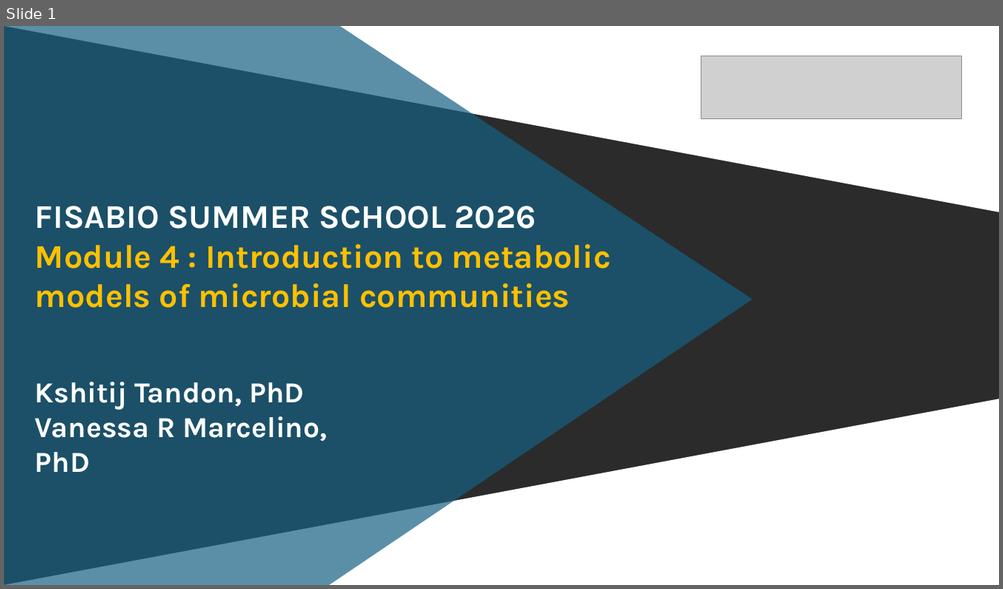
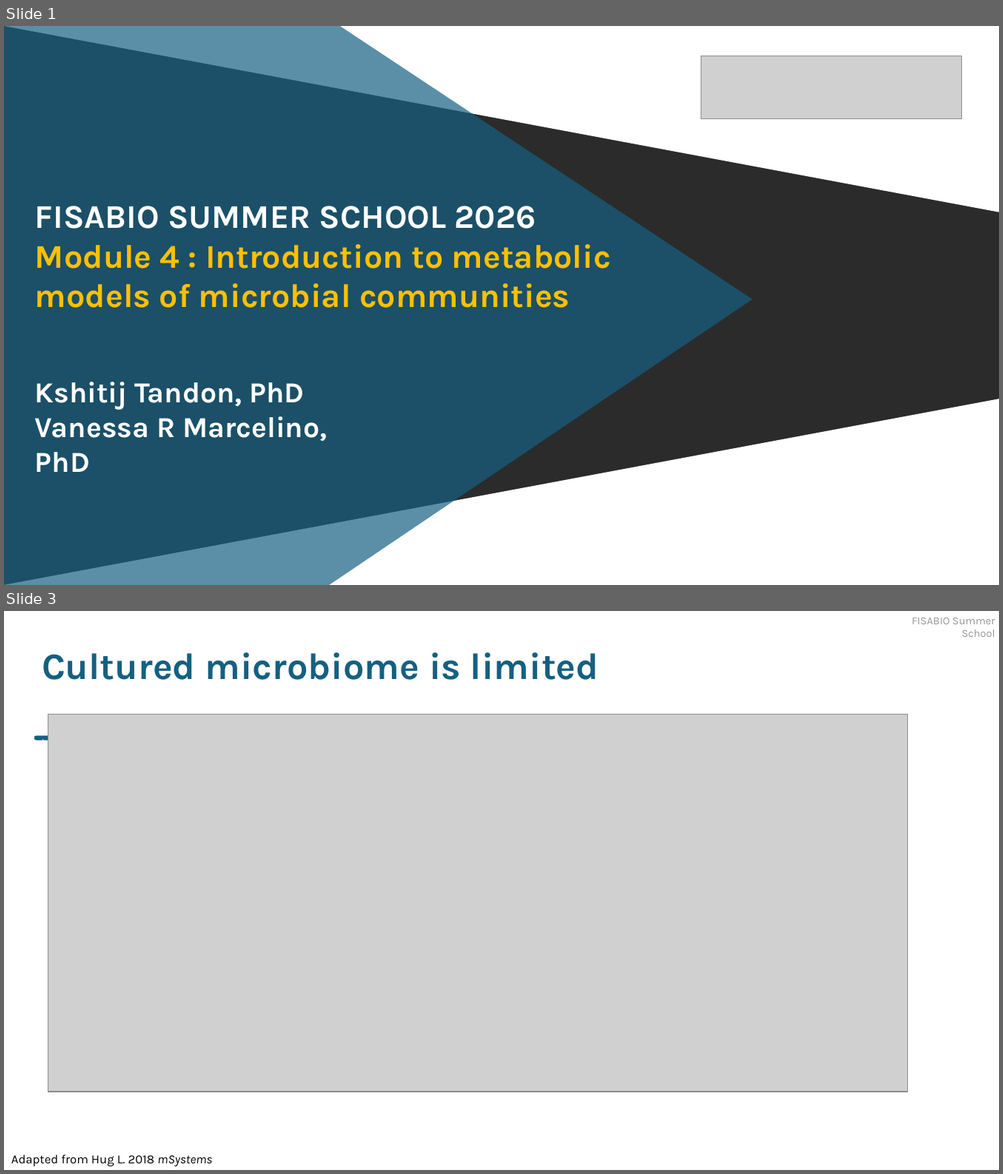
Before and after one commit to kshitijtandon/fisabio-gapseq-workshop, a slide deck: slides/FISABIO_workshop_v1.pptx. Shown one above the other, each under a label of ours: slide 1 before the commit, slides 1 and 3 after it; the slides between them are not shown. The pictures are 1003x589 and 1003x1174 pixels, drawn with LibreOffice and Linux fonts; fonts in the diff are those of the drawing; grey boxes stand for pictures; background and template pictures are left out; a plain dark background stands for a picture behind light text. Boxes give left, top, right and bottom in pixels: in the first picture for what was removed or moved away, otherwise in the second. Text is boxed around its words. In the diff, an @@ line names an element or a change of style, - is before the commit and + after.

```diff
--- a/slides/FISABIO_workshop_v1.pptx
+++ b/slides/FISABIO_workshop_v1.pptx
@@ slide 3 added at bbox=[4, 611, 999, 1170], background #FFFFFF @@
@@ text added at bbox=[911, 618, 995, 637], 10.5 pt, text #969696 @@
+FISABIO Summer School
@@ text added at bbox=[42, 652, 599, 680], 36 pt, text #156082, bold @@
+Cultured microbiome is limited
@@ picture added at bbox=[48, 714, 908, 1092] @@
@@ text added at bbox=[11, 1155, 212, 1167], 12 pt, text #000000 @@
+Adapted from Hug L. 2018 mSystems
```
Also in this commit, not shown: 5 slides changed, 3 other slides added, 2 slides removed, 6 other files.
